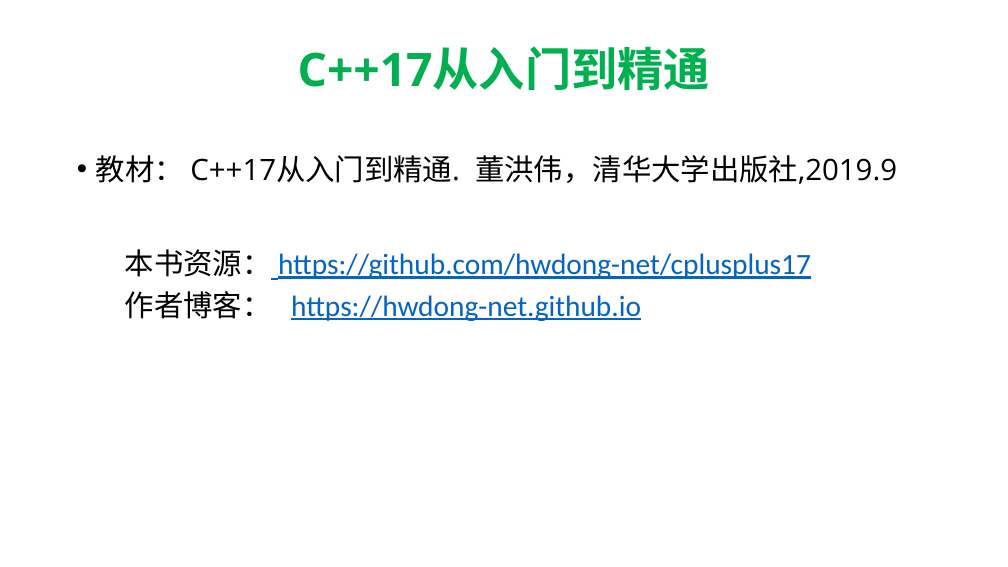
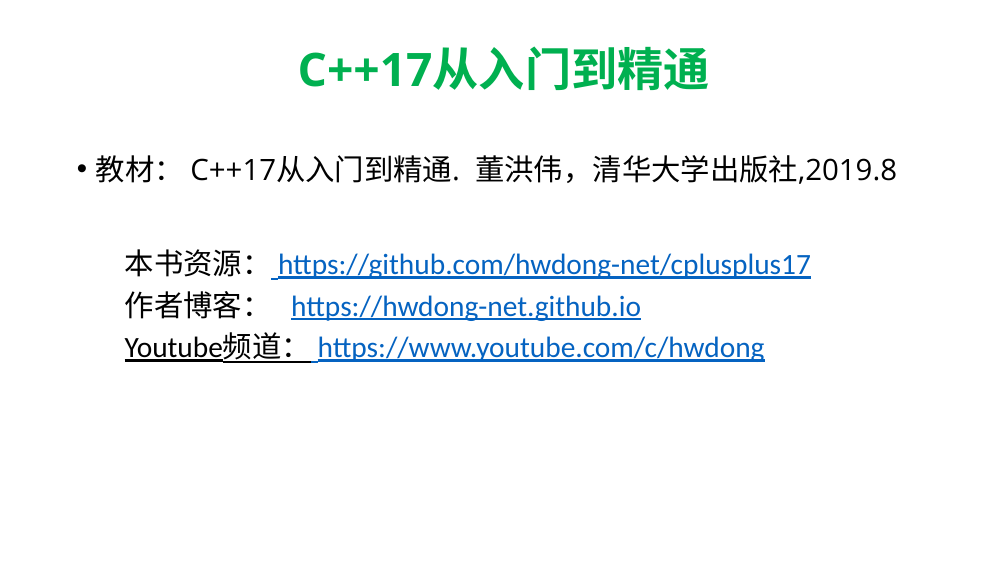
Before and after one commit to hwdong-net/cplusplus17, a slide deck: slide 6 of ppt/1.1 C++语言介绍.pptx. Drawn at 1008x567 pixels with LibreOffice and Linux fonts; fonts in the diff are those of the drawing. Boxes give left, top, right and bottom in pixels: in the first picture for what was removed or moved away, otherwise in the second. Text is boxed around its words. In the diff, an @@ line names an element or a change of style, - is before the commit and + after.

```diff
--- a/ppt/1.1 C++语言介绍.pptx
+++ b/ppt/1.1 C++语言介绍.pptx
@@ text at bbox=[96, 155, 897, 184]: text changed @@
-• 教材： C++17从入门到精通. 董洪伟，清华大学出版社,2019.9
+• 教材： C++17从入门到精通. 董洪伟，清华大学出版社,2019.8
@@ text at bbox=[125, 333, 765, 363]: paragraph added @@
+Youtube频道： https://www.youtube.com/c/hwdong
```
Also in this commit, not shown: 9 other slides changed, 14 slides added, 1 slide removed.
